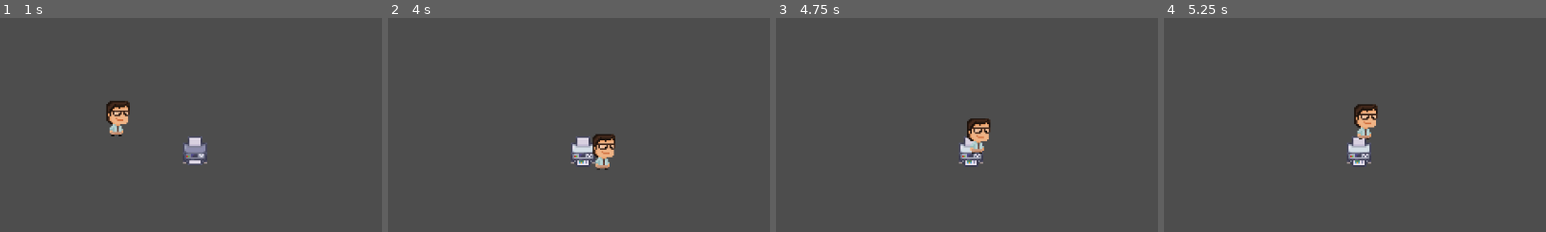
Above: before the commit, frames 1-4 (left to right).
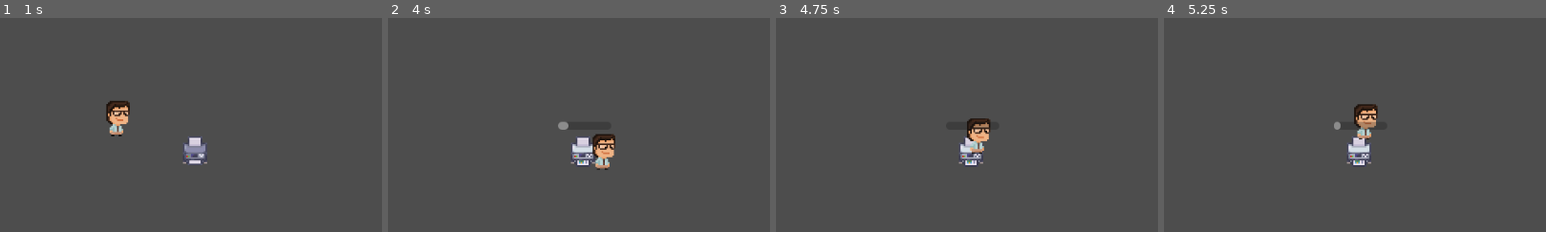
Above: after the commit, the same moments.

Repository: Medill-East/2025_gamejam_gmtk
Game: Godot game, scene res://loop/loop-main.tscn
The game is run twice, just before and just after one commit, with the same random seed, the same clock (stepped at 60 frames per second) and the same inputs.
Inputs (mouse positions are % of the whole screen's width and height, from its top left):
- Up to frame 1 (1 s): tap Enter at 0.5 s; move the mouse to (72, 45) at 0.52 s; hold Right (move_right) from 0.53 s (still down); hold Space (Interact) from 0.53 s (still down); click (72, 45) at 0.67 s
- Up to frame 2 (4 s): move the mouse to (30, 55) at 1.27 s; release Right (move_right) at 1.28 s; release Space (Interact) at 1.28 s; hold Down (move_down) 1.28-2.03 s; tap Space (Interact) at 1.35, 2.85 s; click (30, 55) at 1.42 s; move the mouse to (60, 28) at 2.02 s; hold Right (move_right) 2.03-2.78 s; hold Space (Interact) 2.03-2.78 s; click (60, 28) at 2.17 s; move the mouse to (45, 70) at 2.77 s; hold Up (move_up) 2.78-3.53 s; click (45, 70) at 2.92 s; move the mouse to (80, 65) at 3.52 s; hold Left (move_left) from 3.53 s (still down); hold Space (Interact) from 3.53 s (still down); click (80, 65) at 3.67 s
- Up to frame 3 (4.75 s): keep holding Left (move_left); move the mouse to (20, 35) at 4.27 s; release Space (Interact) at 4.28 s; tap Space (Interact) at 4.35 s; click (20, 35) at 4.42 s
- Up to frame 4 (5.25 s): move the mouse to (55, 50) at 5.02 s; release Left (move_left) at 5.03 s; hold Down (move_down) from 5.03 s (still down); hold Space (Interact) from 5.03 s (still down); click (55, 50) at 5.17 s
The pictures show only the part of the screen within x 18-68%, y 30-80%; the shares and areas given below are measured in that part.

Frame 1 is identical in both runs. In frame 2, less than 0.1% of the frame differs, in the area x 44-48%, y 48-53%; in frame 3, less than 0.1%; in frame 4, 0.2%, in the area x 44-56%, y 48-53%.

Commit message:
add interaction progress for props
2025-0802-1119

Diff:
--- a/20250706-dodge2d/loop/item.gd
+++ b/20250706-dodge2d/loop/item.gd
@@ -13,23 +13,46 @@
 @export var _highlight_spr = Sprite2D
 @export var _area          = Area2D
 
+@export var bar2d: Node2D
+#@export var bar_offset_px := Vector2(0, 0)   # 条离物体上移像素
+#var bar: Control                     # 屏幕上的条实例
+#@onready var _hud: HUD = get_tree().get_current_scene().get_node("Loop-hud") as HUD
+
 func _ready() -> void:
 	_area.body_entered.connect(_on_body_entered)
 	_area.body_exited.connect(_on_body_exited)
 	_highlight_spr.visible = false
 	#_orig_material = _sprite.material_override
+	#bar = HUD.instance.create_world_bar()      # 拿到条；HUD 用单例
 
 func _process(delta: float) -> void:
-	if not _player_in_range:
-		return
+	# 位置跟随
+	#if bar.visible:
+		#var cam := get_viewport().get_camera_2d()
+		#if cam:
+			#var screen_pos: Vector2 = cam.world_to_screen(global_position)
+			#bar.position = screen_pos + bar_offset_px   # (0,-24) 之类
+#
+	#
+	#if not _player_in_range:
+		#return
 
-	if Input.is_action_pressed("Interact"):
-		_hold_time += delta
-		if _hold_time >= hold_threshold:
-			_do_interact()
-			_hold_time = 0.0           # 重置，防止连触发
+	if _player_in_range:
+		if Input.is_action_pressed("Interact"):
+			_hold_time += delta
+			if _hold_time >= hold_threshold:
+				_do_interact()
+				_hold_time = 0.0           # 重置，防止连触发
+		else:
+			_hold_time = 0.0               # 松开就归零，可在 UI 上显示进度
+		_update_bar()
 	else:
-		_hold_time = 0.0               # 松开就归零，可在 UI 上显示进度
+		bar2d.visible = false        # 离开范围就隐藏
+
+func _update_bar():
+	bar2d.visible = true
+	var pb := bar2d.get_node("Bar") as ProgressBar
+	pb.value = _hold_time / hold_threshold * 100.0
 
 func _on_body_entered(body: Node) -> void:
 	if body.is_in_group("player"):          # 根据你的玩家节点名调整
@@ -61,6 +84,11 @@
 	# 这里写真正的互动逻辑，比如开门、拾取物品、弹对话框……
 	print("Item %s interacted!" % name)
 	# 例如：queue_free()  # 播完动画后销毁
+	bar2d.visible = false            # 交互完成后可隐藏或 queue_free()
+
+# 方便外部直接拿 0~1 的进度
+func get_ratio() -> float:
+	return _hold_time / hold_threshold
 
 #
 #func _on_detect_body_entered(body: Node2D) -> void:
--- a/20250706-dodge2d/loop/item.tscn
+++ b/20250706-dodge2d/loop/item.tscn
@@ -1,12 +1,13 @@
-[gd_scene load_steps=5 format=3 uid="uid://b7h1bb5pvtdo0"]
+[gd_scene load_steps=6 format=3 uid="uid://b7h1bb5pvtdo0"]
 
 [ext_resource type="Script" uid="uid://dcnxk40eggpna" path="res://loop/item.gd" id="1_bxm1y"]
 [ext_resource type="Texture2D" uid="uid://dtcpvpgdqsq2y" path="res://art/Loop/4_Modern_Office_singles/32x32/Modern_Office_Singles_32x32_148.png" id="2_jyv86"]
 [ext_resource type="Texture2D" uid="uid://5kruttxw7d43" path="res://art/Loop/4_Modern_Office_singles/32x32/Modern_Office_Singles_32x32_152.png" id="3_jyv86"]
+[ext_resource type="PackedScene" uid="uid://boa7bokteffhi" path="res://loop/loop-worldholdbar2d.tscn" id="4_v44np"]
 
 [sub_resource type="CircleShape2D" id="CircleShape2D_v44np"]
 
-[node name="Item" type="Node2D" node_paths=PackedStringArray("_sprite", "_highlight_spr", "_area")]
+[node name="Item" type="Node2D" node_paths=PackedStringArray("_sprite", "_highlight_spr", "_area", "bar2d")]
 script = ExtResource("1_bxm1y")
 hold_threshold = 3.0
 highlight_mode = 1
@@ -14,6 +15,7 @@
 _sprite = NodePath("Sprite2D")
 _highlight_spr = NodePath("High")
 _area = NodePath("Detect")
+bar2d = NodePath("Loop-worldholdbar2d")
 
 [node name="Sprite2D" type="Sprite2D" parent="."]
 texture = ExtResource("2_jyv86")
@@ -32,5 +34,9 @@
 scale = Vector2(6.5, 6.5)
 shape = SubResource("CircleShape2D_v44np")
 
+[node name="Loop-worldholdbar2d" parent="." instance=ExtResource("4_v44np")]
+visible = false
+position = Vector2(-32, -32)
+
 [connection signal="body_entered" from="Detect" to="." method="_on_detect_body_entered"]
 [connection signal="body_exited" from="Detect" to="." method="_on_detect_body_exited"]
--- a/20250706-dodge2d/loop/loop-hud.tscn
+++ b/20250706-dodge2d/loop/loop-hud.tscn
@@ -2,11 +2,18 @@
 
 [ext_resource type="Script" uid="uid://bd7hjplhse4ec" path="res://loop/loop_hud.gd" id="1_kvh28"]
 
-[node name="Loop-hud" type="CanvasLayer" node_paths=PackedStringArray("_bar")]
+[node name="Loop-hud" type="CanvasLayer"]
 script = ExtResource("1_kvh28")
-_bar = NodePath("HoldBar")
 
-[node name="HoldBar" type="TextureProgressBar" parent="."]
+[node name="HoldBar" type="ProgressBar" parent="."]
+visible = false
+offset_right = 128.0
+offset_bottom = 40.0
+step = 1.0
+show_percentage = false
+
+[node name="Control" type="Control" parent="."]
+layout_mode = 3
+anchors_preset = 0
 offset_right = 40.0
 offset_bottom = 40.0
-tint_progress = Color(1, 0.296238, 0.359342, 1)
--- /dev/null
+++ b/20250706-dodge2d/loop/loop-worldholdbar.tscn
@@ -0,0 +1,18 @@
+[gd_scene format=3 uid="uid://behpn4nyl13ne"]
+
+[node name="Loop-worldholdbar" type="Control"]
+visible = false
+custom_minimum_size = Vector2(60, 8)
+layout_mode = 3
+anchors_preset = 0
+
+[node name="Bar" type="ProgressBar" parent="."]
+layout_mode = 1
+anchors_preset = 15
+anchor_right = 1.0
+anchor_bottom = 1.0
+grow_horizontal = 2
+grow_vertical = 2
+mouse_filter = 2
+step = 1.0
+show_percentage = false
--- /dev/null
+++ b/20250706-dodge2d/loop/loop-worldholdbar2d.tscn
@@ -0,0 +1,16 @@
+[gd_scene format=3 uid="uid://boa7bokteffhi"]
+
+[node name="Loop-worldholdbar2d" type="Node2D"]
+z_index = 100
+
+[node name="Bar" type="ProgressBar" parent="."]
+anchors_preset = 15
+anchor_right = 1.0
+anchor_bottom = 1.0
+offset_right = 66.0
+offset_bottom = 10.0
+grow_horizontal = 2
+grow_vertical = 2
+mouse_filter = 2
+step = 1.0
+show_percentage = false
--- a/20250706-dodge2d/loop/loop_hud.gd
+++ b/20250706-dodge2d/loop/loop_hud.gd
@@ -1,10 +1,23 @@
 extends CanvasLayer
 class_name HUD
+static var instance: HUD
 
-@export var _bar: TextureProgressBar
+#@export var _bar: ProgressBar
 
-# 暴露给外部：更新可见性 & 进度
-func update_hold_progress(ratio: float, visible: bool) -> void:
-	_bar.visible = visible
-	if visible:
-		_bar.value = clamp(ratio * 100.0, 0.0, 100.0)
+## 暴露给外部：更新可见性 & 进度
+#func update_hold_progress(ratio: float, visible: bool) -> void:
+	#_bar.visible = true
+	#if _bar.visible == true:
+		#_bar.value = clamp(ratio * 100.0, 0.0, 100.0)
+
+@onready var _overlay := Control.new()   # 专门装世界条
+var bar_scene := preload("res://loop/loop-worldholdbar.tscn")
+
+func _ready():
+	instance = self
+	add_child(_overlay)
+
+func create_world_bar() -> Control:
+	var b: Control = bar_scene.instantiate()
+	_overlay.add_child(b)
+	return b
--- a/20250706-dodge2d/loop/loop_player.gd
+++ b/20250706-dodge2d/loop/loop_player.gd
@@ -23,6 +23,13 @@
 
 	global_position += step
 
+	## item interaction
+	#if current_item and current_item._player_in_range:
+		#var ratio := current_item.get_ratio()
+		#_hud.update_hold_progress(ratio, true)
+	#else:
+		#_hud.update_hold_progress(0.0, false)
+
 
 func enter_interactable(item: Interactable) -> void:
 	current_item = item
Not shown: 1 places in 20250706-dodge2d/loop/loop-main-real.tscn that only renumber resources
